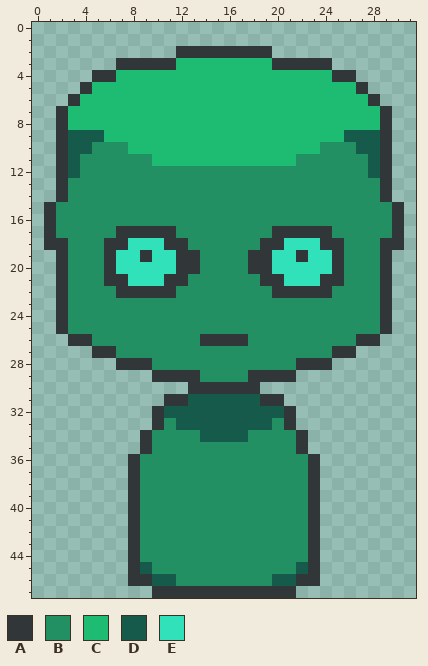
Pixel-art sprite: media/character_a.png. This is how it looked before the edit.
The file is 32x48 pixels.
Palette (. is transparent): A #313638  B #239063  C #1ebc73  D #165a4c  E #30e1b9
After:
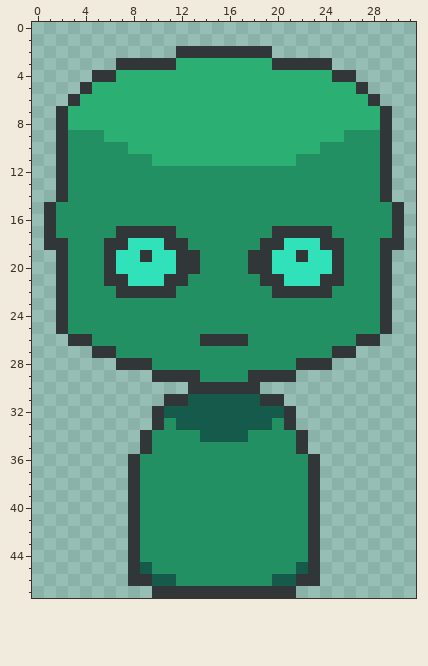
Commit message: Placing characters
Diff:
{"colour":"C","old":"#1ebc73","new":"#2caf72"}
{"y":9,"x":3,"old":"DDD","new":"BBB"}
{"y":9,"x":26,"old":"DDD","new":"BBB"}
{"y":10,"x":3,"old":"DD","new":"BB"}
{"y":10,"x":27,"old":"DD","new":"BB"}
{"y":11,"x":3,"old":"D","new":"B"}
{"y":11,"x":28,"old":"D","new":"B"}
{"y":12,"x":3,"old":"D","new":"B"}
{"y":12,"x":28,"old":"D","new":"B"}
